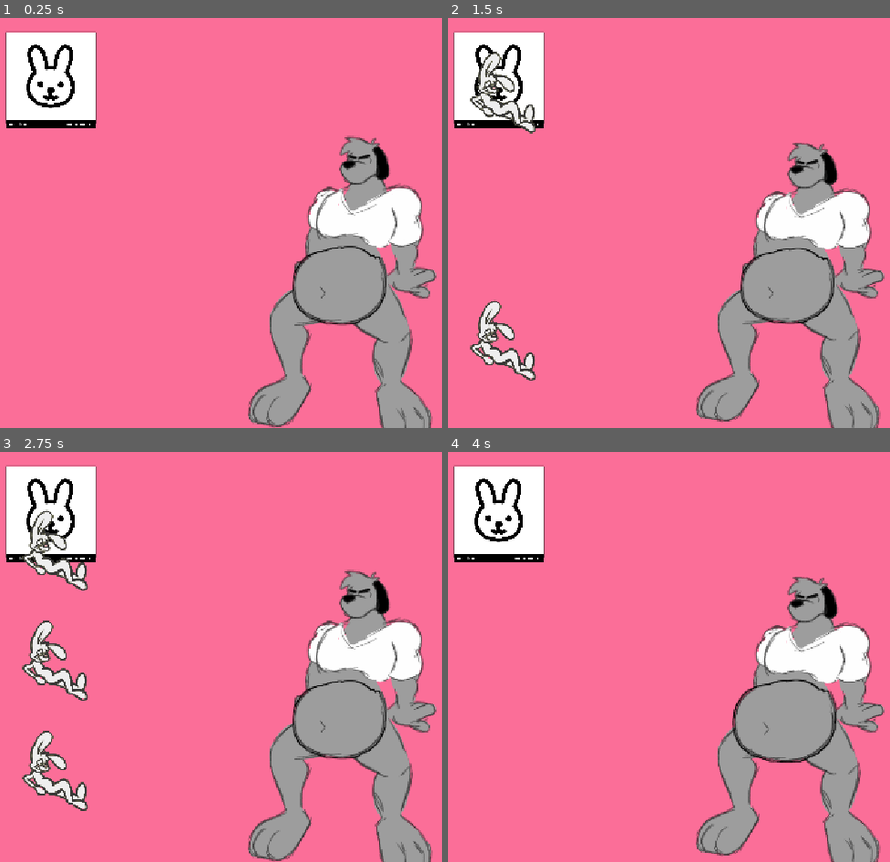
Above: before the commit, frames 1-4 (two rows, left to right).
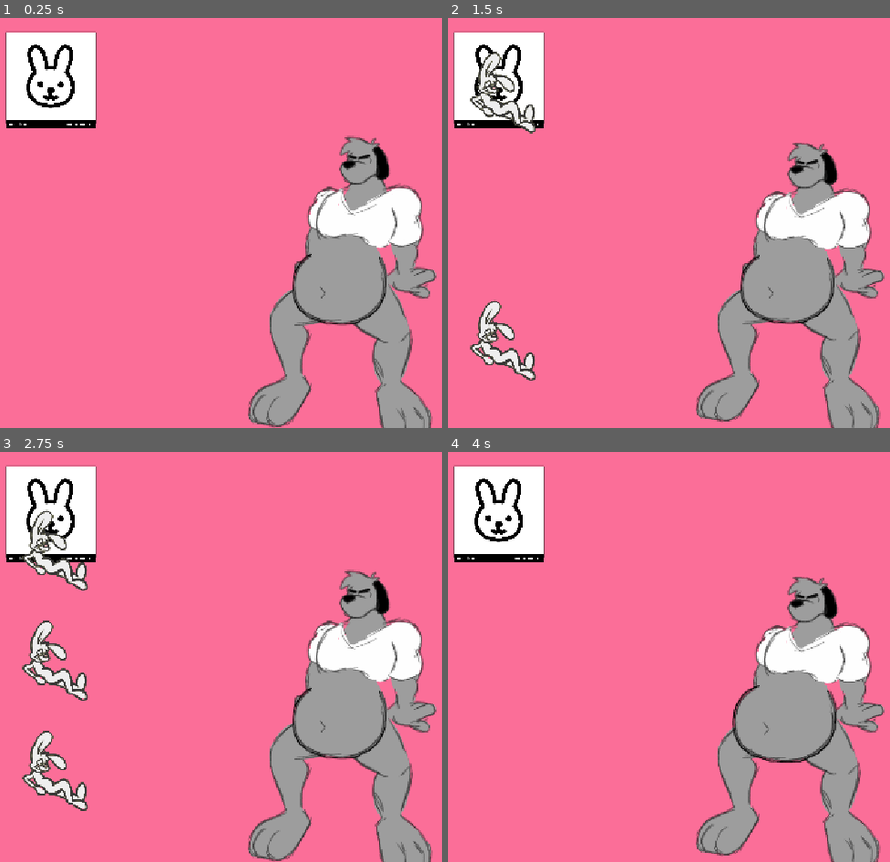
Above: after the commit, the same moments.

Repository: HellsStudios/character_feeder
Game: Godot game, scene res://scenes/main.tscn
The game is run twice, just before and just after one commit, with the same random seed, the same clock (stepped at 60 frames per second) and the same inputs.
Inputs (mouse positions are in pixels of both pictures, inside the frame that each line leads up to):
- Up to frame 1 (0.25 s): no input
- Up to frame 2 (1.5 s): click (496, 79) at 0.5 s; click (496, 79) at 1.25 s
- Up to frame 3 (2.75 s): click (48, 513) at 2 s
- Up to frame 4 (4 s): drag from (505, 767) to (806, 616) at 2.77 s; drag from (660, 677) to (806, 616) at 3.52 s

The runs differ from the first frame. In frame 1, less than 0.1% of the frame differs, in the area x 70-86%, y 55-59%; in frame 2, less than 0.1%; in frame 3, less than 0.1%; in frame 4, less than 0.1%.

Commit message:
Cover color for torso

Diff:
--- a/scenes/main.tscn
+++ b/scenes/main.tscn
@@ -29,3 +29,26 @@
 offset_right = 224.0
 offset_bottom = 230.0
 scale = Vector2(0.7, 0.7)
+
+[node name="Cover" type="Node2D" parent="." unique_id=487373303]
+
+[node name="ColorRect" type="ColorRect" parent="Cover" unique_id=97745311]
+offset_left = 501.0
+offset_top = 358.0
+offset_right = 561.0
+offset_bottom = 398.0
+color = Color(0.6156863, 0.6156863, 0.6156863, 1)
+
+[node name="ColorRect2" type="ColorRect" parent="Cover" unique_id=158296936]
+offset_left = 528.0
+offset_top = 359.0
+offset_right = 588.0
+offset_bottom = 399.0
+color = Color(0.6156863, 0.6156863, 0.6156863, 1)
+
+[node name="ColorRect3" type="ColorRect" parent="Cover" unique_id=445551644]
+offset_left = 548.0
+offset_top = 368.0
+offset_right = 608.0
+offset_bottom = 408.0
+color = Color(0.6156863, 0.6156863, 0.6156863, 1)
--- a/scenes/predator.gd
+++ b/scenes/predator.gd
@@ -4,8 +4,10 @@
 @onready var entire_animation_player = $EntireAnimationPlayer
 @onready var body_animation_player = $BodyAnimationPlayer
 @onready var belly_animation_player = $BellyAnimationPlayer
+@onready var cover = $"../Cover"
 
 var belly_increase : float = 0.08
+var prey_eaten_count : int = 0
 
 func _ready():
 	print("thing")
@@ -17,6 +19,7 @@
 
 
 func increase_belly_size():
+	prey_eaten_count += 1
 	belly_animation_player.play("belly_enlarge")
 	var current_scale : Vector2 = belly.scale
 	var increased_x = current_scale.x + 0.1
@@ -24,6 +27,9 @@
 	var new_scale : Vector2 = Vector2(increased_x,increased_y )
 	var tween = get_tree().create_tween()
 	tween.tween_property(belly, "scale", new_scale, 0.15)
+	if prey_eaten_count >= 3:
+		if cover:
+			cover.queue_free()
 	#belly.scale += Vector2(belly_increase, belly_increase)
 
 
